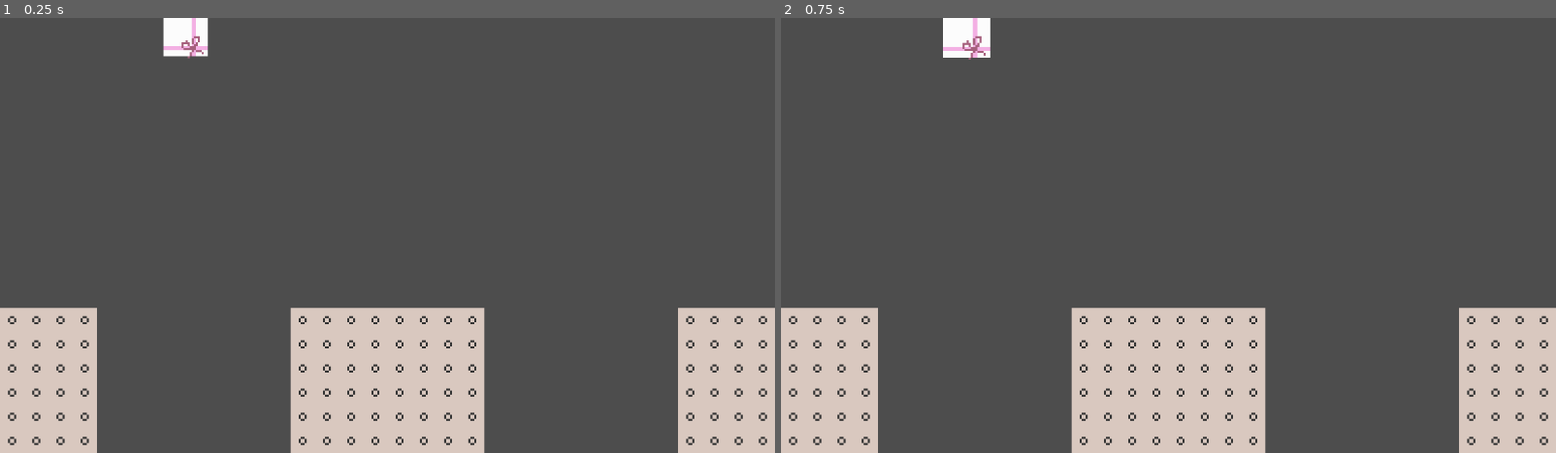
Above: before the commit, frames 1-2 (left to right).
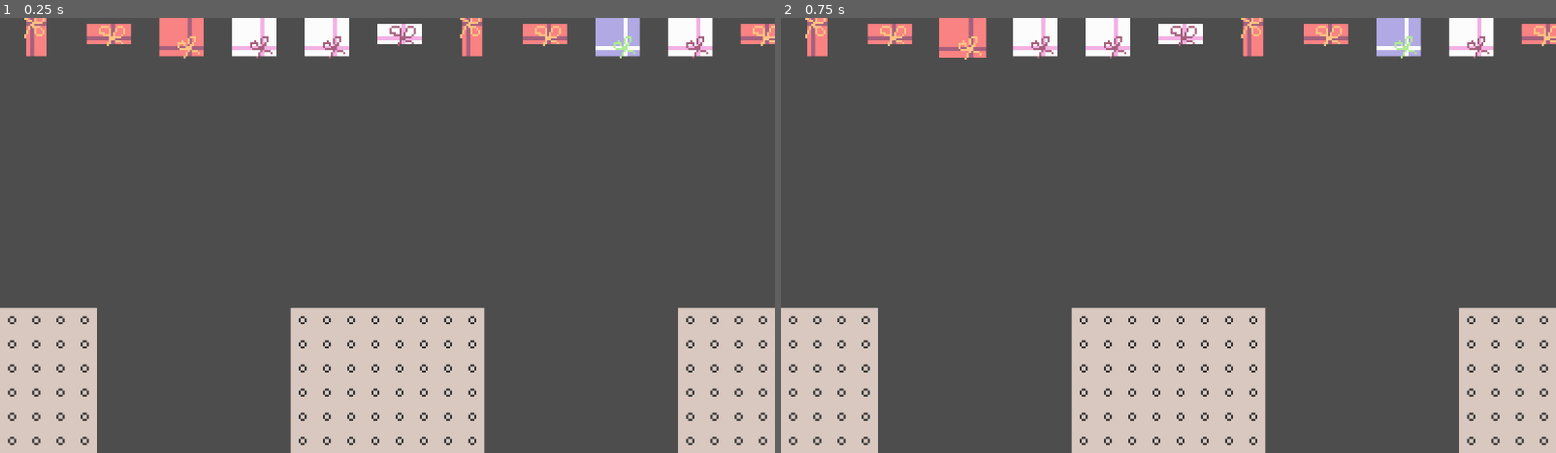
Above: after the commit, the same moments.

Repository: SuperDuperOrganisationsname/DevsThatJam9
Game: Godot game, scene res://scenes/main.tscn
Same seed, same stepped clock (60 frames per second), same inputs: the game is played once before the commit and once after it.
Inputs (mouse positions are in pixels of both pictures, inside the frame that each line leads up to):
- Up to frame 1 (0.25 s): no input
- Up to frame 2 (0.75 s): tap Enter at 0.5 s; move the mouse to (967, 35) at 0.52 s; press the mouse at (967, 35) at 0.53 s

The runs differ from the first frame. In frame 1, 4.1% of the frame differs, in the area x 3-100%, y 0-10%; in frame 2, 4.2%.

Commit message:
movable gifts

Diff:
--- a/scripts/gameplay.gd
+++ b/scripts/gameplay.gd
@@ -16,6 +16,8 @@
 	var scale: int
 	var texture: Texture2D
 
+var pending_gifts: Array[Node2D] = []
+
 func _draw_gift() -> Gift:
 	var gift = Gift.new()
 	gift.color = Options_Color[randi() % Options_Color.size()]
@@ -27,7 +29,7 @@
 
 	return gift
 
-func _spawn_gift(gift: Gift, pos: Vector2):
+func _spawn_gift(gift: Gift, pos: Vector2) -> Node2D:
 	var obj = load("res://scenes/gift.tscn").instantiate()
 	obj.texture = gift.texture
 	obj.scale_size = gift.scale
@@ -38,11 +40,28 @@
 	$Gifts.add_child(obj)
 	obj._init_gift()
 
+	return obj
+
 # Called when the node enters the scene tree for the first time.
 func _ready() -> void:
-	_spawn_gift(_draw_gift(), Vector2(-100, -100))
+	Globals.gameplay_node = self
 
+	for i in range(15):
+		pending_gifts.append(_spawn_gift(_draw_gift(), Vector2(_int_to_x_pos(i), -100)))
+	_update_positions()
 
+func _int_to_x_pos(i: int) -> int:
+	return -246 + 36 * (14 - i)
+
+func _update_positions():
+	for j in range(pending_gifts.size()):
+		var tween = get_tree().create_tween()
+		tween.tween_property(pending_gifts[j], "position", Vector2(_int_to_x_pos(j), -100), 0.2).set_ease(Tween.EASE_OUT)
+		pending_gifts[j].gift_index = j
+
+func remove_gift(index: int):
+	pending_gifts.remove_at(index)
+	_update_positions()
 
 # Called every frame. 'delta' is the elapsed time since the previous frame.
 func _process(delta: float) -> void:
--- a/scripts/gift.gd
+++ b/scripts/gift.gd
@@ -18,6 +18,7 @@
 var can_be_dropped: bool = false
 var is_dropped: bool = false
 
+var gift_index: int = 0
 
 # Called when the node enters the scene tree for the first time.
 func _ready() -> void:
@@ -40,7 +41,7 @@
 
 # Called every frame. 'delta' is the elapsed time since the previous frame.
 func _process(delta: float) -> void:
-	if draggable:
+	if draggable and not is_dropped:
 		_drag()
 
 func _drag():
@@ -67,10 +68,14 @@
 			_on_place_gift()
 			is_dropped = true
 			scale = Vector2(scale_size, scale_size)
+
+			Globals.gameplay_node.remove_gift(gift_index)
 			$Area2D.process_mode = Node.PROCESS_MODE_DISABLED
 		else:
 			tween.tween_property(self, "global_position", initial_position, 0.2).set_ease(Tween.EASE_OUT)
+			scale = Vector2(1, 1)
 			_on_reject_gift()
+			draggable = false
 		Globals.current_gift = null
 		Globals.current_grid = null
 
@@ -87,14 +92,14 @@
 	pass
 
 func _on_area_2d_mouse_entered() -> void:
-	if not Globals.is_dragging:
+	if not Globals.is_dragging and Globals.current_gift == null:
 		draggable = true
 		scale = Vector2(scale_size + 0.05, scale_size + 0.05)
 		Globals.current_gift = self
 
 
 func _on_area_2d_mouse_exited() -> void:
-	if not Globals.is_dragging:
+	if not Globals.is_dragging and Globals.current_gift == self:
 		draggable = false
 		if is_dropped:
 			scale = Vector2(scale_size, scale_size)
--- a/scripts/globals.gd
+++ b/scripts/globals.gd
@@ -12,3 +12,5 @@
 
 var current_gift: Node2D
 var current_grid: Node2D
+
+var gameplay_node: Node2D
--- a/scripts/packing_grid.gd
+++ b/scripts/packing_grid.gd
@@ -13,6 +13,7 @@
 var gift_inside: bool = false
 var gift_position: Vector2i = Vector2i(0, 0)
 var gift_global_position: Vector2 = Vector2(0, 0)
+
 
 # Called when the node enters the scene tree for the first time.
 func _ready() -> void:
